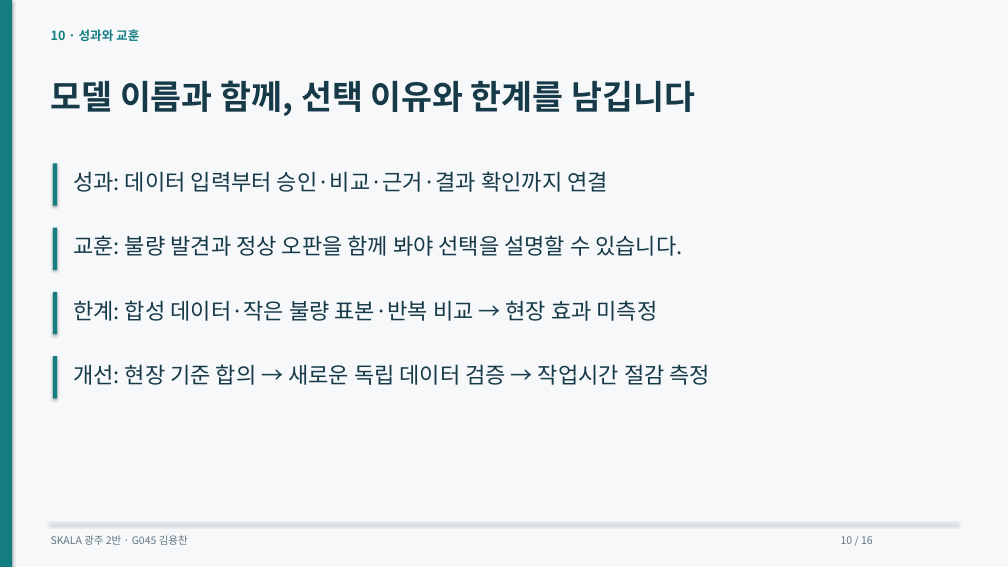
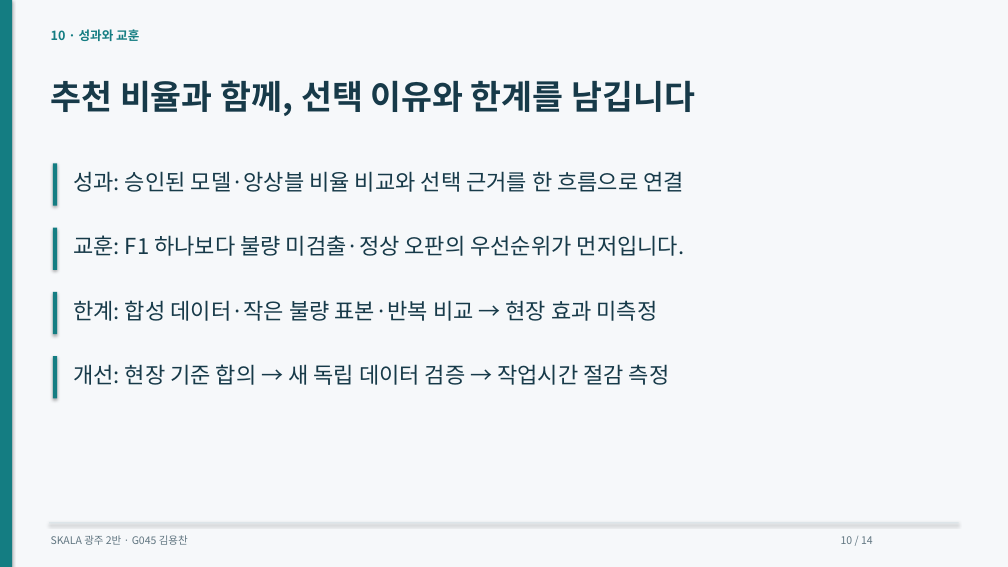
Before and after one commit to dragonchan95/Semiconductor-AI-Agent, a slide deck: slide 10 of docs/G045_Semiconductor_Agent.pptx. Drawn at 1008x567 pixels with LibreOffice and Linux fonts; fonts in the diff are those of the drawing. Boxes give left, top, right and bottom in pixels: in the first picture for what was removed or moved away, otherwise in the second. Text is boxed around its words. In the diff, an @@ line names an element or a change of style, - is before the commit and + after.

```diff
--- a/docs/G045_Semiconductor_Agent.pptx
+++ b/docs/G045_Semiconductor_Agent.pptx
@@ text at [51, 80, 695, 116]: text changed @@
-모델 이름과 함께, 선택 이유와 한계를 남깁니다
+추천 비율과 함께, 선택 이유와 한계를 남깁니다
@@ text at [73, 171, 684, 192]: text changed @@
-성과: 데이터 입력부터 승인·비교·근거·결과 확인까지 연결
+성과: 승인된 모델·앙상블 비율 비교와 선택 근거를 한 흐름으로 연결
@@ text at [73, 235, 685, 256]: text changed @@
-교훈: 불량 발견과 정상 오판을 함께 봐야 선택을 설명할 수 있습니다.
+교훈: F1 하나보다 불량 미검출·정상 오판의 우선순위가 먼저입니다.
@@ text at [73, 364, 670, 385]: text changed @@
-개선: 현장 기준 합의 → 새로운 독립 데이터 검증 → 작업시간 절감 측정
+개선: 현장 기준 합의 → 새 독립 데이터 검증 → 작업시간 절감 측정
@@ text at [841, 536, 873, 544]: text changed @@
-10 / 16
+10 / 14
```
Also in this commit, not shown: 12 other slides changed, 1 slide added, 3 slides removed, 37 other files.
